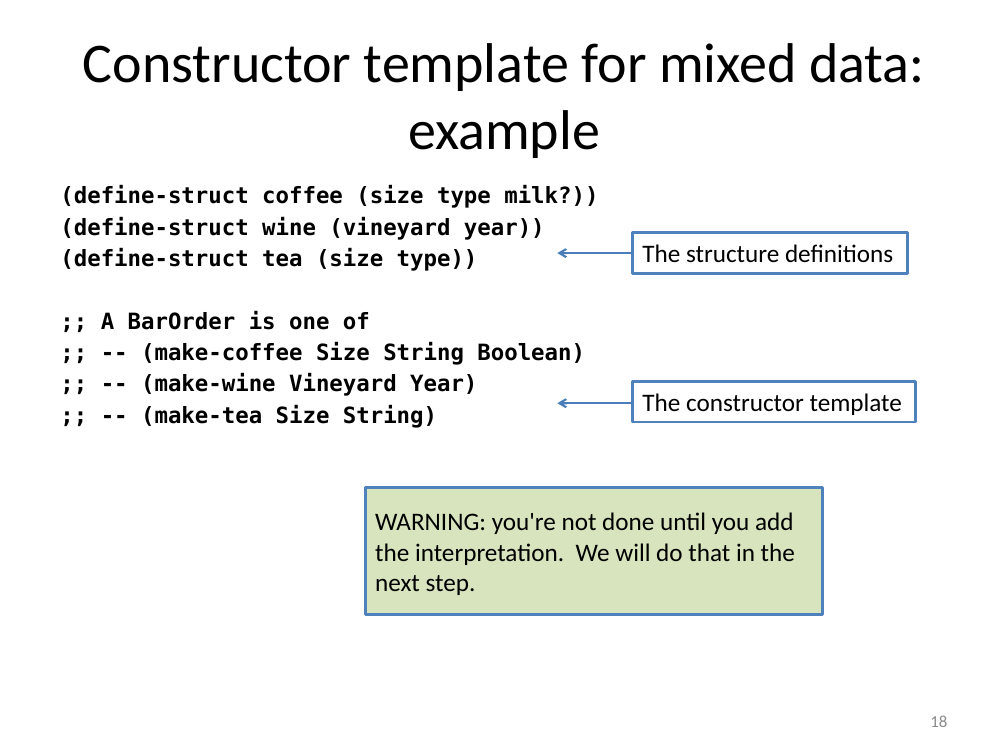
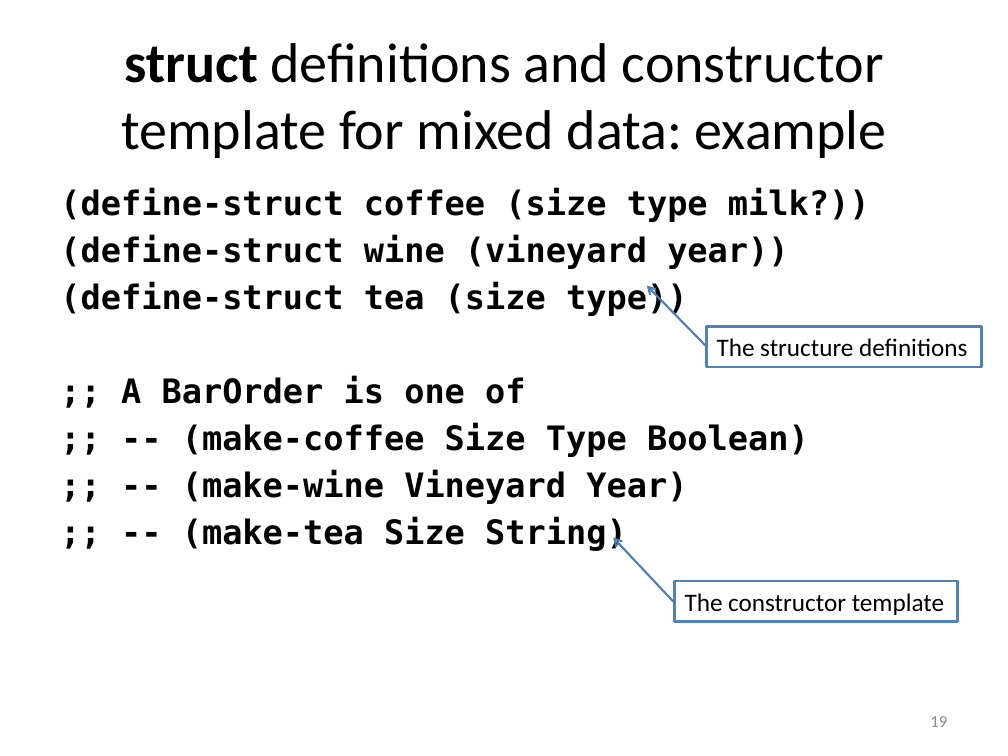
Before and after one commit to mwand/cs5010f16, a slide deck: slide 19 of Slides/Lesson 1.3 The Data Design Recipe.pptx (slide 18 before the commit). Drawn at 1008x756 pixels with LibreOffice and Linux fonts; fonts in the diff are those of the drawing. Boxes give left, top, right and bottom in pixels: in the first picture for what was removed or moved away, otherwise in the second. Text is boxed around its words. In the diff, an @@ line names an element or a change of style, - is before the commit and + after.

```diff
--- a/Slides/Lesson 1.3 The Data Design Recipe.pptx
+++ b/Slides/Lesson 1.3 The Data Design Recipe.pptx
@@ title at (121,43,887,158): text changed @@
-Constructor template for mixed data: example
+struct definitions and constructor template for mixed data: example
@@ text at (60,187,870,551): size 16 to 24 pt in "(define-struct coffee (size type milk?))", "(define-struct wine (vineyard year))", "(define-struct tea (size type))", ";; A BarOrder is one of" and 2 more places; more space between paragraphs @@
@@ arrow removed from (632, 253) to (557, 253) @@
@@ arrow added from (707, 347) to (647, 285), #4B7EBC 1.5 pt @@
@@ rectangle "The structure definitions": place and size @@
-rectangle "The structure definitions" at (632,233,907,273)
+rectangle "The structure definitions" at (707,327,982,367)
@@ arrow removed from (632, 403) to (557, 403) @@
@@ text at (182,422,809,457): text changed; size 16 to 24 pt @@
-;; -- (make-coffee Size String Boolean)
+;; -- (make-coffee Size Type Boolean)
@@ rectangle removed at (365,488,823,615) @@
-WARNING: you're not done until you add the interpretation. We will do that in the next step.
@@ arrow added from (674, 603) to (613, 537), #4B7EBC 1.5 pt @@
@@ rectangle "The constructor template": place and size @@
-rectangle "The constructor template" at (632,381,915,421)
+rectangle "The constructor template" at (674,582,958,622)
@@ page number at (930,716,947,727): text changed @@
-18
+19
```
Also in this commit, not shown: 8 other slides changed, 4 slides added, 1 slide removed, 14 other files.
